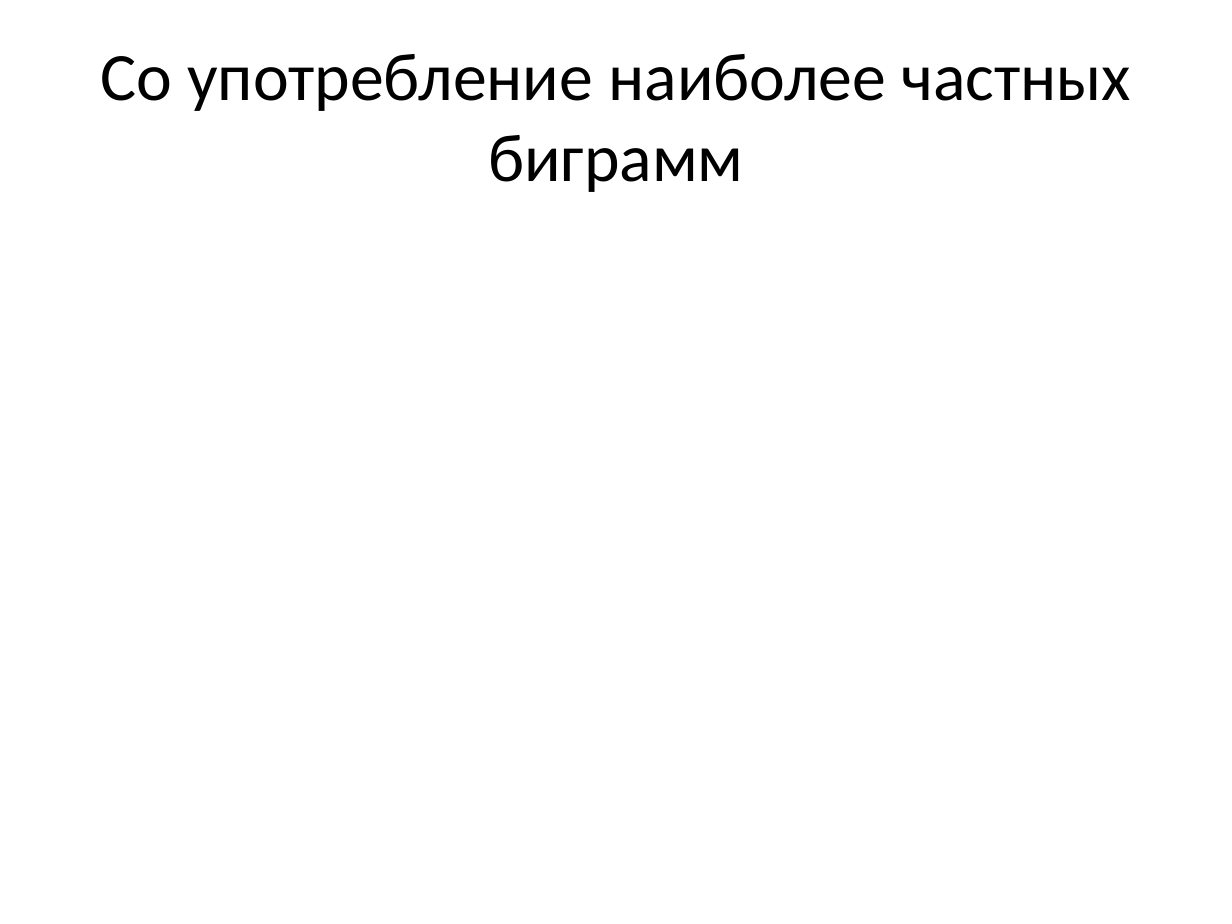
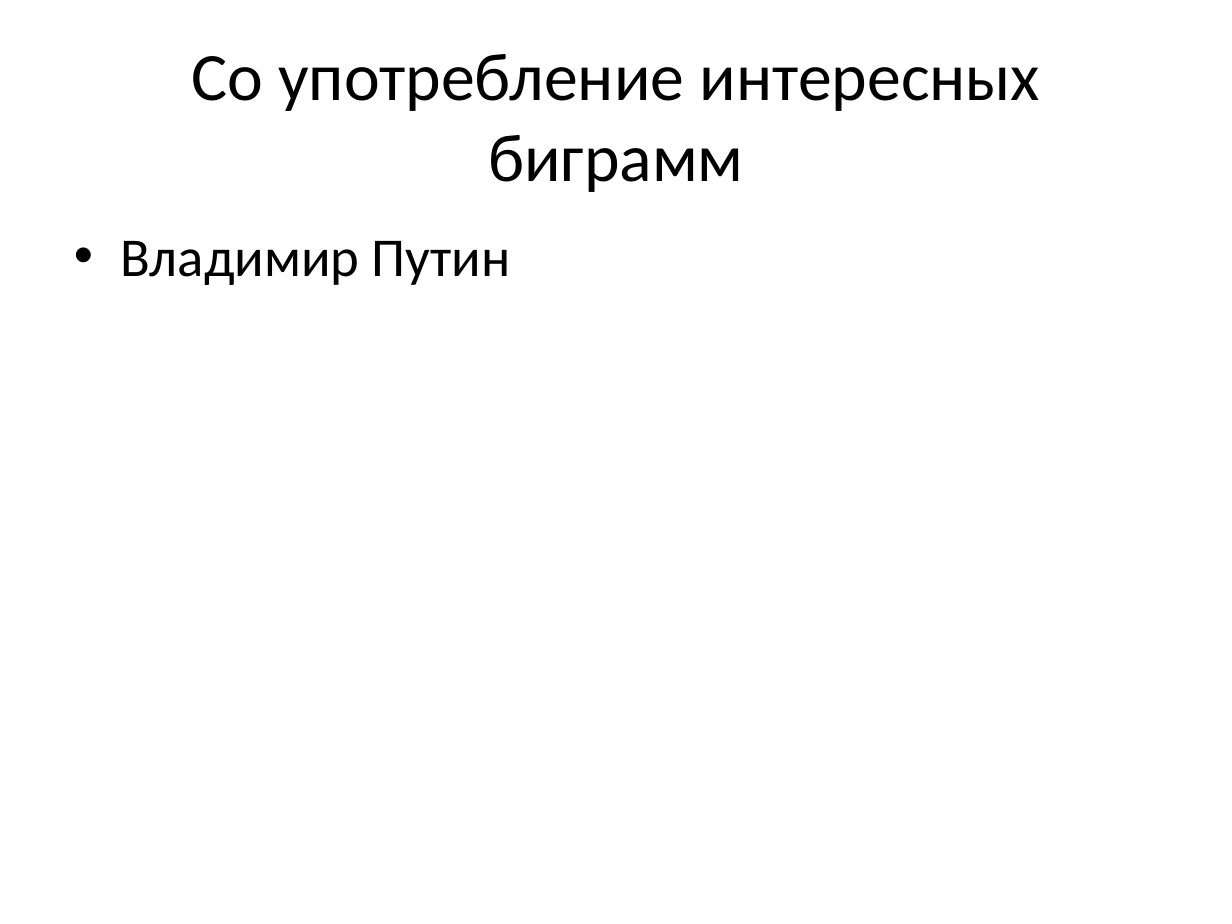
Before and after one commit to arassadin/hse_ling, a slide deck: slide 26 of ng_rg_presentation.pptx (slide 9 before the commit). Drawn at 1232x924 pixels with LibreOffice and Linux fonts; fonts in the diff are those of the drawing. Boxes give left, top, right and bottom in pixels: in the first picture for what was removed or moved away, otherwise in the second. Text is boxed around its words. In the diff, an @@ line names an element or a change of style, - is before the commit and + after.

```diff
--- a/ng_rg_presentation.pptx
+++ b/ng_rg_presentation.pptx
@@ title at (191,54,1041,192): text changed @@
-Со употребление наиболее частных биграмм
+Со употребление интересных биграмм
@@ text added at (120,241,511,285), 32 pt, text #000000 @@
+• Владимир Путин
```
Also in this commit, not shown: 8 other slides changed, 19 slides added, 1 slide removed.
